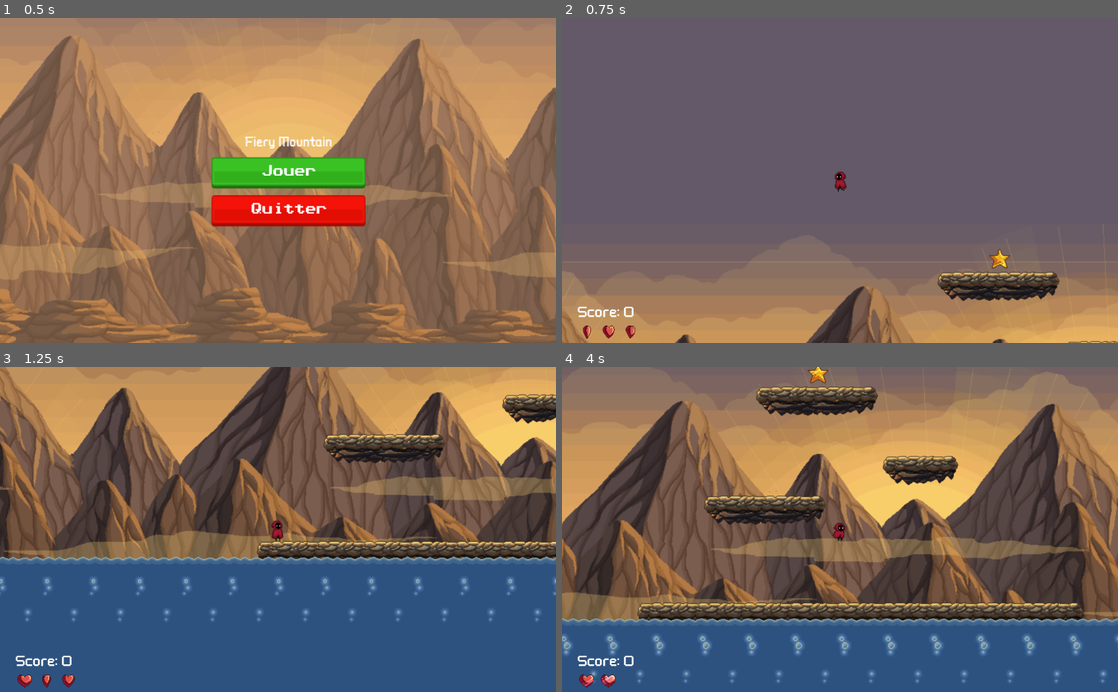
Above: before the commit, frames 1-4 (two rows, left to right).
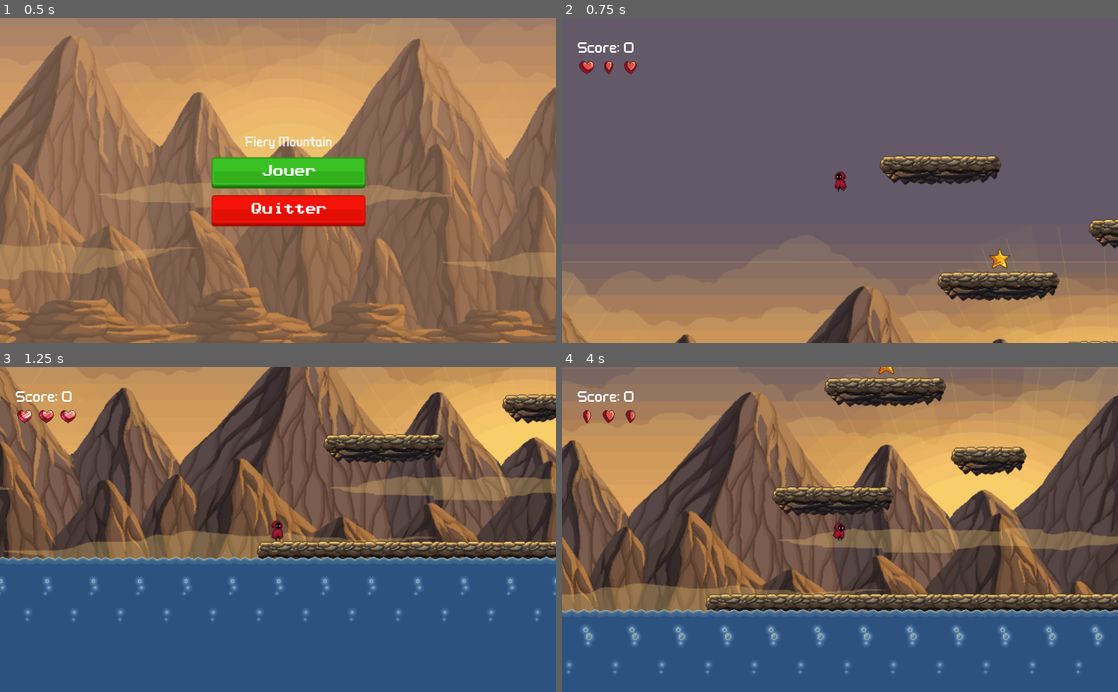
Above: after the commit, the same moments.

Repository: MisterSim8/Fiery-Mountain
Game: Godot game, scene res://scenes/menu.tscn
Same seed, same stepped clock (60 frames per second), same inputs: the game is played once before the commit and once after it.
Inputs:
- Up to frame 1 (0.5 s): no input
- Up to frame 2 (0.75 s): click "Jouer" at 0.5 s
- Up to frame 3 (1.25 s): no input
- Up to frame 4 (4 s): hold D (right) 1.28-2.78 s; tap T (test) every 0.75 s from 1.35 to 3.6 s; tap W (jump) at 1.52, 2.27, 3.77 s; hold A (left) 2.78-3.53 s; hold D (right) from 3.53 s (still down)

Frame 1 is identical in both runs. In frame 2, 2.7% of the frame differs, in the area x 2-100%, y 7-99%; in frame 3, 0.8%; in frame 4, 51%, in the area x 0-100%, y 0-99%.

Commit message:
maj mise en page GUI et layout initial

Diff:
--- a/godot-project/scenes/GUI.tscn
+++ b/godot-project/scenes/GUI.tscn
@@ -31,15 +31,10 @@
 
 [node name="GUI" type="CanvasLayer"]
 
-[node name="VBoxMenu" type="VBoxContainer" parent="."]
-margin_right = 40.0
-margin_bottom = 40.0
-
 [node name="HBoxScore" type="HBoxContainer" parent="."]
 margin_left = 28.0
-margin_top = 488.0
 margin_right = 158.0
-margin_bottom = 598.0
+margin_bottom = 110.0
 theme = ExtResource( 1 )
 custom_constants/separation = 6
 
@@ -59,20 +54,19 @@
 text = "0"
 
 [node name="heart" type="AnimatedSprite" parent="."]
-position = Vector2( 46, 580 )
+position = Vector2( 46, 92 )
 frames = SubResource( 3 )
-frame = 7
 playing = true
 
 [node name="heart2" type="AnimatedSprite" parent="."]
-position = Vector2( 86, 580 )
+position = Vector2( 86, 92 )
 frames = SubResource( 3 )
-frame = 5
+frame = 8
 playing = true
 
 [node name="heart3" type="AnimatedSprite" parent="."]
-position = Vector2( 126, 580 )
+position = Vector2( 126, 92 )
 scale = Vector2( 1.0625, 1 )
 frames = SubResource( 3 )
-frame = 6
+frame = 9
 playing = true
--- a/godot-project/scenes/main.tscn
+++ b/godot-project/scenes/main.tscn
@@ -10,13 +10,13 @@
 [ext_resource path="res://assets/tilesets/ground.tres" type="TileSet" id=8]
 
 [sub_resource type="RectangleShape2D" id=1]
-extents = Vector2( 14.75, 288.875 )
+extents = Vector2( 14.75, 395.875 )
 
 [sub_resource type="RectangleShape2D" id=2]
 extents = Vector2( 335.25, 24.625 )
 
 [sub_resource type="RectangleShape2D" id=3]
-extents = Vector2( 13.75, 286 )
+extents = Vector2( 13.75, 399.5 )
 
 [sub_resource type="RectangleShape2D" id=4]
 extents = Vector2( 305.75, 215.5 )
@@ -49,7 +49,7 @@
 }
 
 [node name="colliderleft" type="CollisionShape2D" parent="background"]
-position = Vector2( -1.25, 287.875 )
+position = Vector2( -1.25, 180.875 )
 shape = SubResource( 1 )
 __meta__ = {
 "_edit_lock_": true
@@ -63,7 +63,7 @@
 }
 
 [node name="colliderright" type="CollisionShape2D" parent="background"]
-position = Vector2( 640, 289 )
+position = Vector2( 640, 175.5 )
 shape = SubResource( 3 )
 __meta__ = {
 "_edit_lock_": true
@@ -150,5 +150,11 @@
 position = Vector2( 262, 208 )
 z_index = 2
 
+[node name="platform4" parent="." instance=ExtResource( 4 )]
+position = Vector2( 309, 140 )
+
+[node name="platform5" parent="." instance=ExtResource( 7 )]
+position = Vector2( 84, 52 )
+
 [connection signal="body_entered" from="water" to="." method="_on_water_body_entered"]
 [connection signal="body_entered" from="star" to="." method="_on_star_body_entered"]
--- a/godot-project/scripts/main.gd
+++ b/godot-project/scripts/main.gd
@@ -61,7 +61,7 @@
 	#gestion eau
 	tempsEau += delta
 	if tempsEau >= interValEau:
-		raiseWater(raiseEau)
+		#raiseWater(raiseEau)
 		tempsEau = 0
 
 
@@ -91,6 +91,7 @@
 		randomize()
 		var nouveauPlatformNum = randi() % 4 + 1
 		var nouveauPlatformInstance = null
+		var nouveauPlatformWidth = null
 
 		if nouveauPlatformNum == 1:
 			nouveauPlatformInstance = scenePlatformUn.instance()
@@ -101,17 +102,32 @@
 		else:
 			nouveauPlatformInstance = scenePlatformUn.instance()
 
-		#on détermine le type de la nouvelle plateforme
+		#on détermine la dimension de la nouvelle plateforme
+		nouveauPlatformWidth = nouveauPlatformInstance.get_node("zone/area").get_shape().extents.x
+
+		#on détermine la direction de la nouvelle plateforme par rapport à la dernière
+		var estGauche = true # True si la nouvlle plateforme est à gauche de la dernière
 		var rng = RandomNumberGenerator.new()
 		rng.randomize()
-		var nouveauPlatformWidth = nouveauPlatformInstance.get_node("zone/area").get_shape().extents.x
-		var distanceX = rng.randi_range(platformXMinOffset,platformXMaxOffset) + lastPlatformWidth
+		if rng.randi_range(1,2) == 1:
+			estGauche = true
+
+		#on détermine la distance en X de la nouvelle plateforme plar rapport à la dernière
+		var distanceX = null
+		if estGauche == true:
+			distanceX = rng.randi_range(platformXMinOffset,platformXMaxOffset)*-1
+			#if lastPlatformX
+		else:
+			distanceX = rng.randi_range(platformXMinOffset,platformXMaxOffset)
+
+
+
+
 		print("width: "+str(nouveauPlatformWidth))
 		print("distance X initiale: "+str(distanceX))
 
 
-		if rng.randi_range(1,2) == 1:
-			distanceX = -distanceX
+
 
 		if (lastPlatformX + distanceX) < (colliderLeft.position.x + colliderLeft.get_shape().extents.x):
 			distanceX = -distanceX
